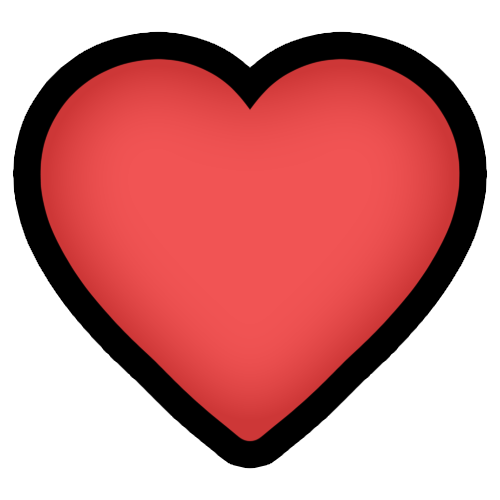
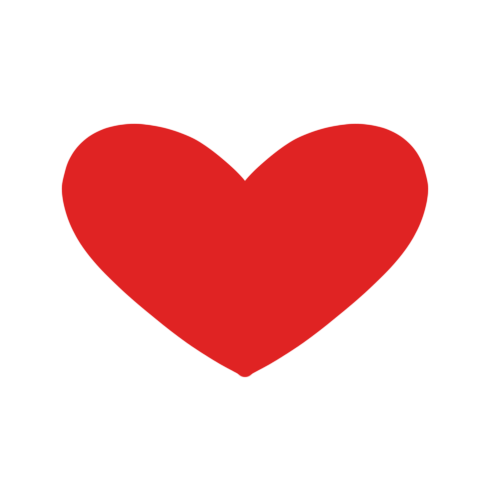
Layer changes from the first 500×500 image to the second:
added layer "Layer 2" above "Layer 1" over box(61, 123, 429, 378)
hid "Layer 1" over box(39, 58, 461, 442)
